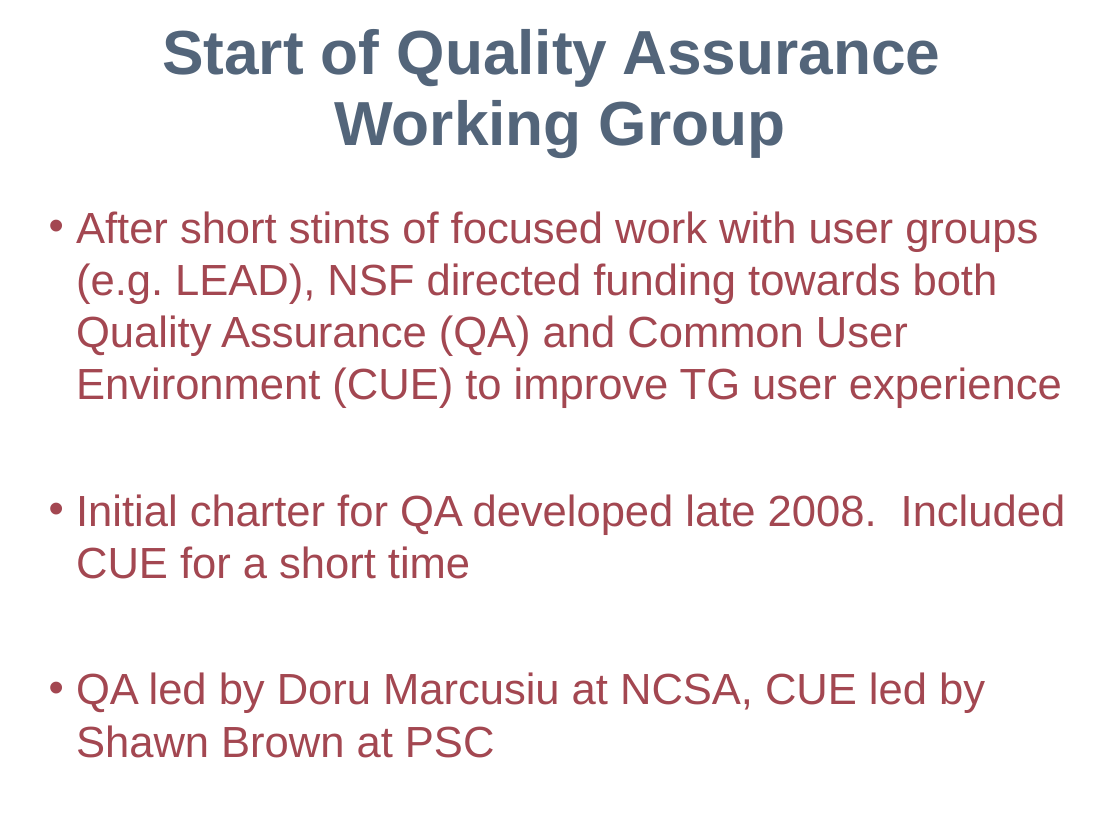
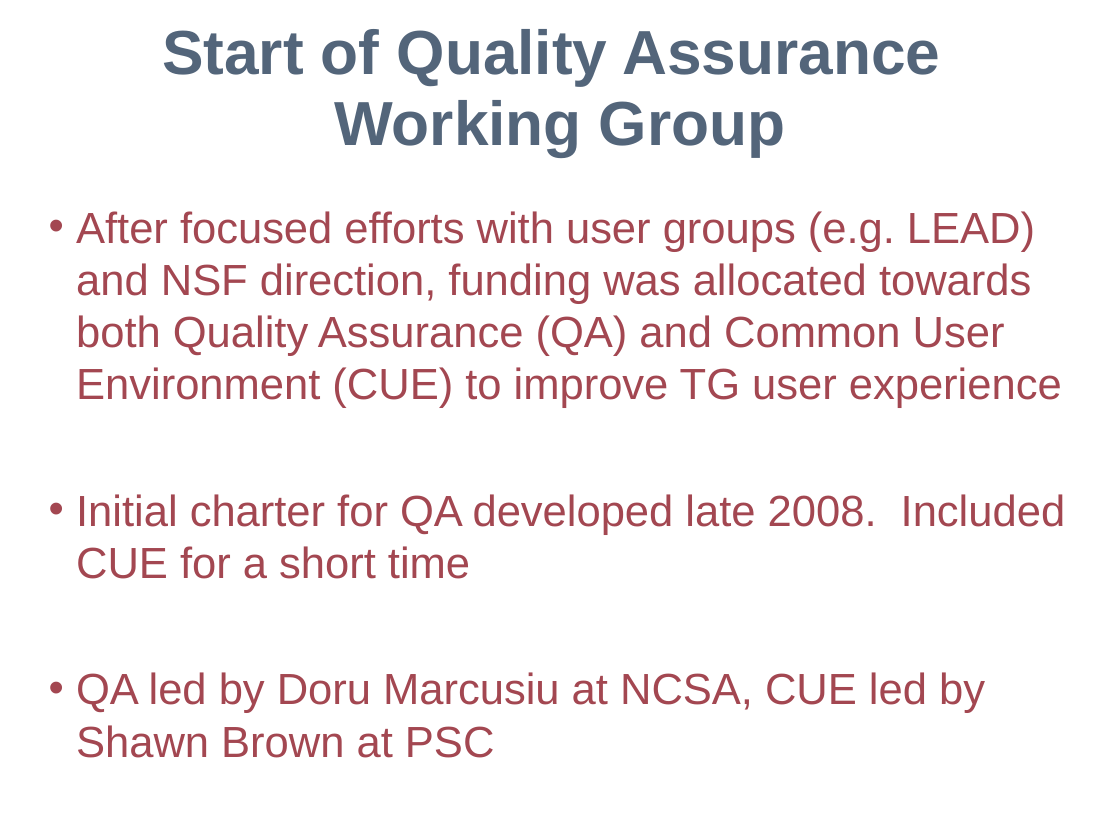
Before and after one commit to IncaProject/inca-xsede, a slide deck: slide 2 of talks/2009/tg-quarterly-nov-09.ppt. Drawn at 1120x840 pixels with LibreOffice and Linux fonts; fonts in the diff are those of the drawing; background and template pictures are left out. Boxes give left, top, right and bottom in pixels: in the first picture for what was removed or moved away, otherwise in the second. Text is boxed around its words. In the diff, an @@ line names an element or a change of style, - is before the commit and + after.

```diff
--- a/talks/2009/tg-quarterly-nov-09.ppt
+++ b/talks/2009/tg-quarterly-nov-09.ppt
@@ text at (x1=76, y1=211, x2=1062, y2=408): text changed @@
-• After short stints of focused work with user groups (e.g. LEAD), NSF directed funding towards both Quality Assurance (QA) and Common User Environment (CUE) to improve TG user experience
+• After focused efforts with user groups (e.g. LEAD) and NSF direction, funding was allocated towards both Quality Assurance (QA) and Common User Environment (CUE) to improve TG user experience
```
Also in this commit, not shown: 2 other slides changed.
